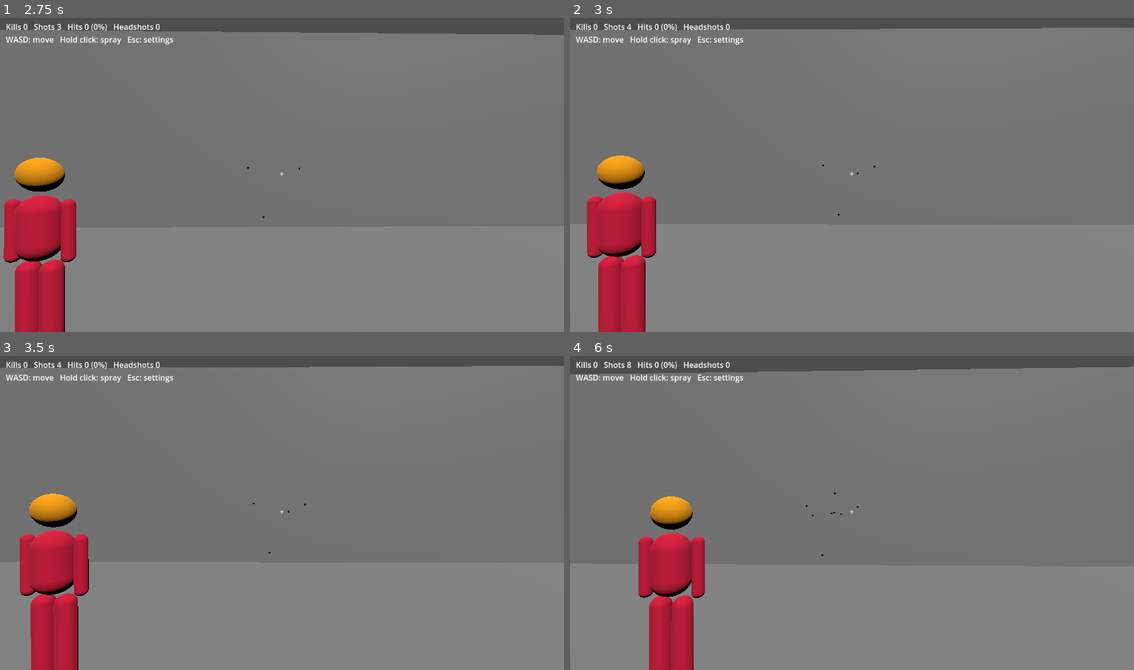
Above: before the commit, frames 1-4 (two rows, left to right).
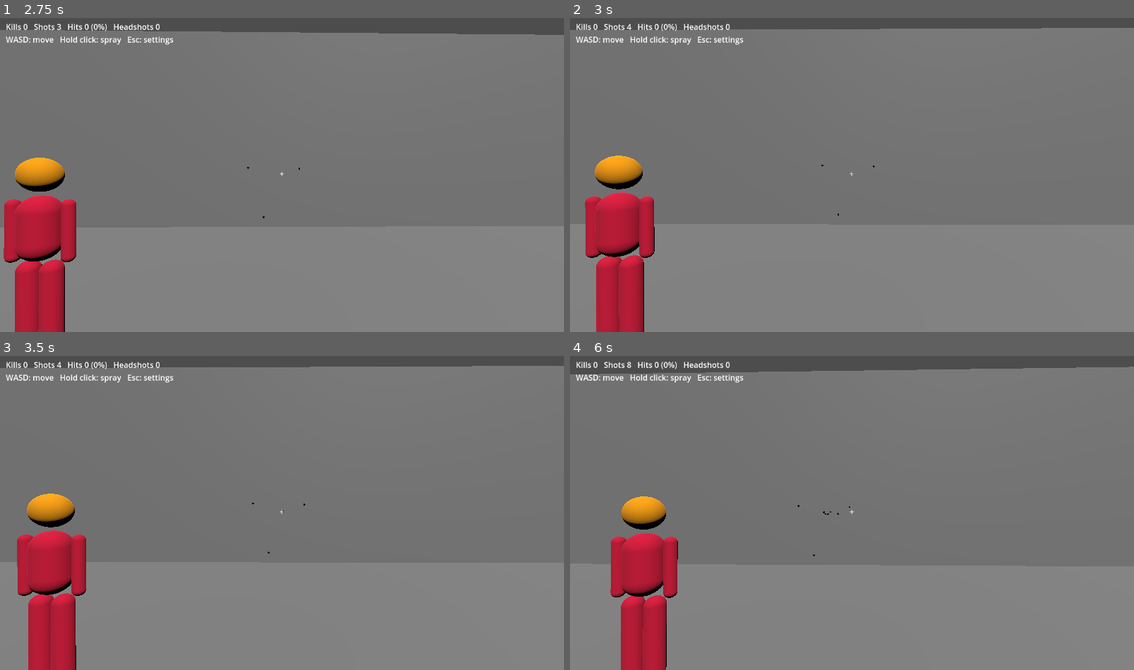
Above: after the commit, the same moments.

Repository: juanjosua/aim-trainer
Game: Godot game, scene res://main.tscn
The game is run twice, just before and just after one commit, with the same random seed, the same clock (stepped at 60 frames per second) and the same inputs.
Inputs (mouse positions are in pixels of both pictures, inside the frame that each line leads up to):
- Up to frame 1 (2.75 s): tap Enter at 0.5 s; move the mouse to (310, 171) at 0.52 s; hold W from 0.53 s (still down); click (310, 171) at 0.67 s; move the mouse to (253, 175) at 1.27 s; click (253, 175) at 1.42 s; move the mouse to (293, 168) at 2.02 s; click (293, 168) at 2.17 s
- Up to frame 2 (3 s): keep holding W; move the mouse to (846, 178) at 2.77 s; click (846, 178) at 2.92 s
- Up to frame 3 (3.5 s): keep holding W
- Up to frame 4 (6 s): move the mouse to (891, 516) at 3.52 s; click (891, 516) at 3.67 s; move the mouse to (806, 506) at 4.27 s; click (806, 506) at 4.42 s; move the mouse to (857, 513) at 5.02 s; click (857, 513) at 5.17 s; move the mouse to (829, 506) at 5.77 s; release W at 5.78 s; hold D from 5.78 s (still down); click (829, 506) at 5.92 s

Frame 1 is identical in both runs. In frame 2, 0.6% of the frame differs, in the area x 2-55%, y 43-100%; in frame 3, 0.8%; in frame 4, 5.8%, in the area x 7-52%, y 43-100%.

Commit message:
Fix stuck trigger on alt-tab, edge moving error, and settings writes
- Losing window focus opens the menu and releases the trigger, since
  alt-tab can swallow the mouse-button release
- Being stopped by the room edge zeroes that velocity component, so
  standing against it adds no moving error (with a test)
- Sensitivity is saved once when the menu closes instead of on every
  slider tick

Co-Authored-By: Claude Opus 5.5 <noreply@anthropic.com>

Diff:
--- a/main.gd
+++ b/main.gd
@@ -137,7 +137,7 @@
 	spin.max_value = 10.0
 	spin.step = 0.001
 	spin.value = sensitivity
-	spin.value_changed.connect(_on_sensitivity_changed)
+	spin.value_changed.connect(func(value: float) -> void: sensitivity = value)
 	box.add_child(row)
 
 	var resume := Button.new()
@@ -151,17 +151,20 @@
 	menu.grow_vertical = Control.GROW_DIRECTION_BOTH
 
 
-func _on_sensitivity_changed(value: float) -> void:
-	sensitivity = value
-	var cfg := ConfigFile.new()
-	cfg.set_value("mouse", "sensitivity", value)
-	cfg.save(SETTINGS_PATH)
-
-
 func _set_captured(on: bool) -> void:
+	if on and menu.visible:  # save once on closing the menu, not on every slider tick
+		var cfg := ConfigFile.new()
+		cfg.set_value("mouse", "sensitivity", sensitivity)
+		cfg.save(SETTINGS_PATH)
 	Input.mouse_mode = Input.MOUSE_MODE_CAPTURED if on else Input.MOUSE_MODE_VISIBLE
 	menu.visible = not on
 	trigger = false
+
+
+# Alt-tab can swallow the mouse-button release, which would leave the trigger held; pause like Valorant does.
+func _notification(what: int) -> void:
+	if what == NOTIFICATION_APPLICATION_FOCUS_OUT and menu:
+		_set_captured(false)
 
 
 func _unhandled_input(event: InputEvent) -> void:
@@ -191,9 +194,14 @@
 	velocity = step_velocity(velocity, Basis(Vector3.UP, deg_to_rad(yaw)) * wish, delta)
 	# shortcut: no collisions, just a box clamp that stops you before the bot's lane; add a
 	# CharacterBody3D when scenarios bring cover and walls.
-	camera.position += velocity * delta
-	camera.position.x = clampf(camera.position.x, -19, 19)
-	camera.position.z = clampf(camera.position.z, -bot_distance + 2, 19)
+	var moved := camera.position + velocity * delta
+	camera.position.x = clampf(moved.x, -19, 19)
+	camera.position.z = clampf(moved.z, -bot_distance + 2, 19)
+	# pushing into the edge is standing still, so it must not add moving error
+	if camera.position.x != moved.x:
+		velocity.x = 0
+	if camera.position.z != moved.z:
+		velocity.z = 0
 
 	cooldown -= delta
 	if not trigger:
--- a/tests/test_main.gd
+++ b/tests/test_main.gd
@@ -67,6 +67,12 @@
 	var spray_dy: float = main.marks[-1].global_position.y - main.EYE_HEIGHT
 	check(spray_dy > wall_range * tan(deg_to_rad(main.RECOIL_UP[-1] - main.MAX_ERROR)), "spray recoil rises %.2f m" % spray_dy)
 
+	# running into the front edge stops you, so it adds no moving error
+	main.camera.position.z = -main.bot_distance + 2
+	main.velocity = Vector3(0, 0, -6.75)
+	main._process(0.016)
+	check(main.camera.position.z == -main.bot_distance + 2 and main.velocity.z == 0, "edge zeroes velocity")
+
 	print("FAILED" if failed else "ALL PASSED")
 	quit(1 if failed else 0)
 
